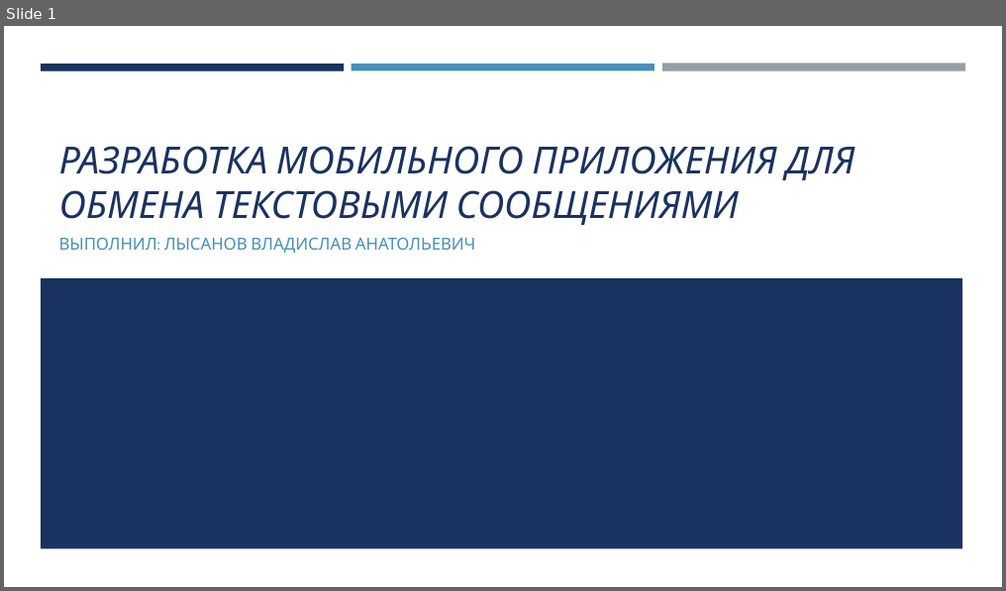
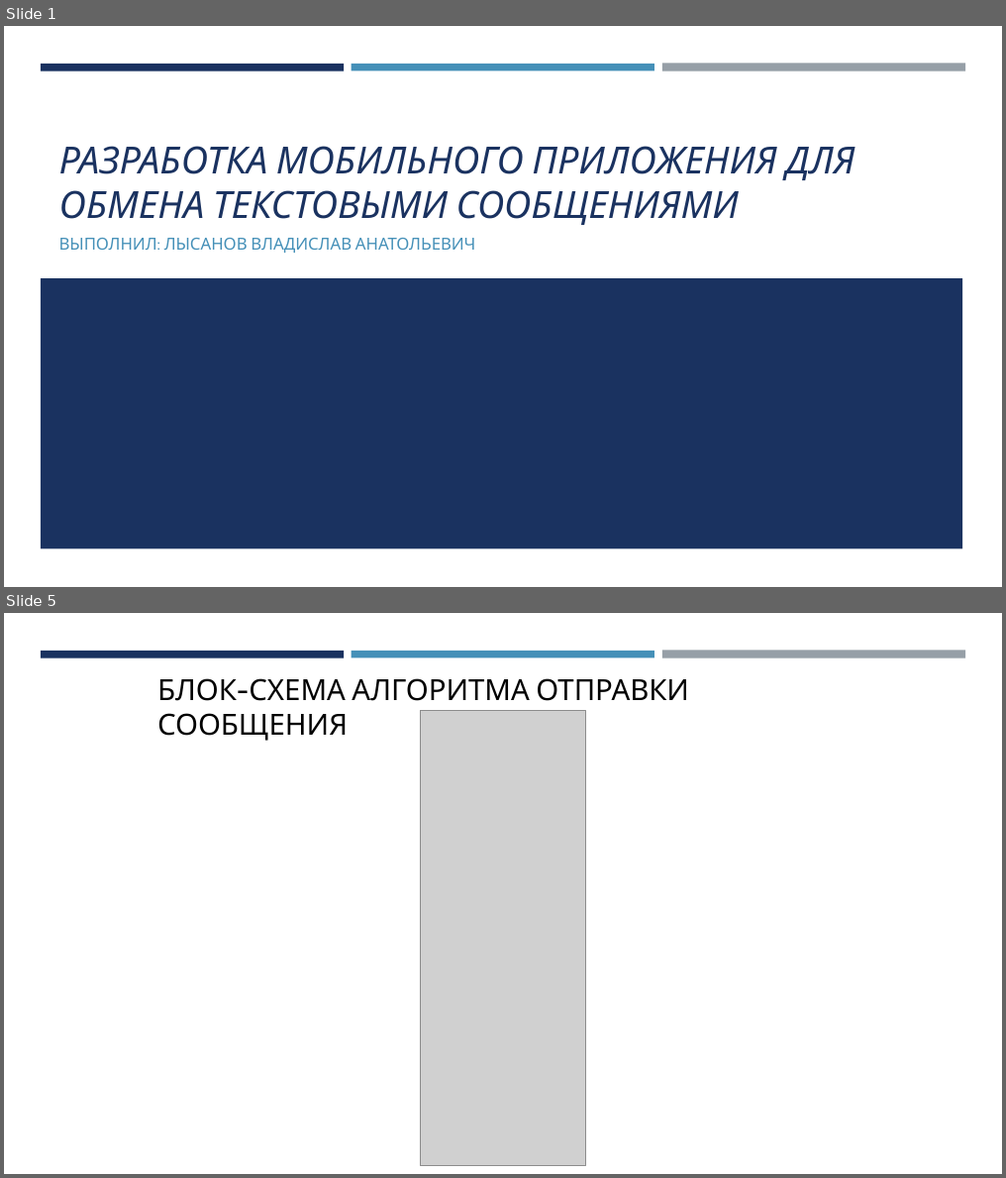
Before and after one commit to btwlav/ChatTutorial1, a slide deck: shemas/Выступление.pptx. Shown one above the other, each under a label of ours: slide 1 before the commit, slides 1 and 5 after it; the slides between them are not shown. The pictures are 1006x591 and 1006x1178 pixels, drawn with LibreOffice and Linux fonts; fonts in the diff are those of the drawing; grey boxes stand for pictures. Boxes give left, top, right and bottom in pixels: in the first picture for what was removed or moved away, otherwise in the second. Text is boxed around its words. In the diff, an @@ line names an element or a change of style, - is before the commit and + after.

```diff
--- a/shemas/Выступление.pptx
+++ b/shemas/Выступление.pptx
@@ slide 5 added at (4,613,1002,1174), background #FFFFFF; not listed: 3 template elements that a slide beside it also shows @@
@@ text added at (157,678,689,741), 28 pt, text #000000 @@
+БЛОК-СХЕМА АЛГОРИТМА ОТПРАВКИ СООБЩЕНИЯ
@@ title added at (103,716,740,751), 28 pt, text #FFFFFF @@
+БЛОК-СХЕМА АЛГОРИТМА ОТПРАВКИ СООБЩЕНИЯ
@@ picture added at (421,710,586,1166) @@
```
Also in this commit, not shown: 3 slides changed, 2 other slides added, 1 slide removed.
